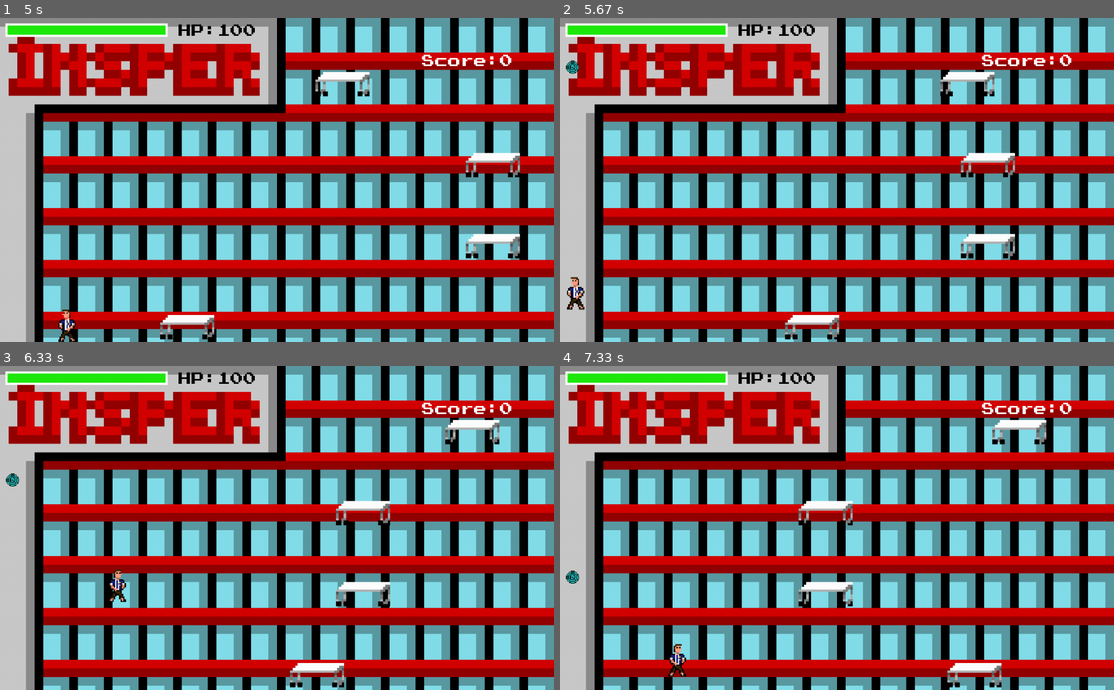
Above: before the commit, frames 1-4 (two rows, left to right).
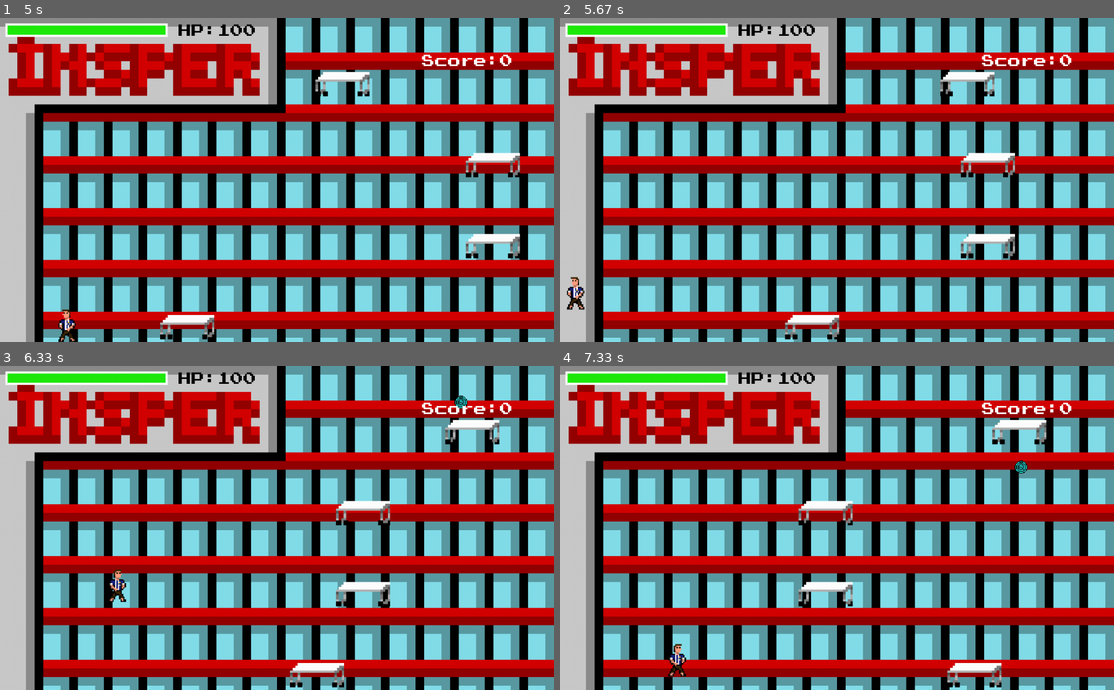
Above: after the commit, the same moments.

Repository: DeLucca990/Projeto_Final_Dsoft
Game: pygame game, started from jogo_pygame.py
Same seed, same stepped clock (60 frames per second), same inputs: the game is played once before the commit and once after it.
Inputs:
- Up to frame 1 (5 s): tap Space at 0.33, 0.77 s; tap 1 at 1.13 s; hold Right 3.6-4.68 s; hold Left from 4.72 s (still down)
- Up to frame 2 (5.67 s): release Left at 5.25 s; hold Left from 5.28 s (still down); tap Space at 5.35, 5.65 s
- Up to frame 3 (6.33 s): release Left at 5.68 s; hold Right from 5.72 s (still down); tap Space at 5.78, 6.08 s
- Up to frame 4 (7.33 s): release Right at 6.35 s; hold Left 6.38-6.85 s; tap Space at 6.45, 6.75, 6.95, 7.25 s; hold Right from 6.88 s (still down)

Frame 1 is identical in both runs. In frame 2, less than 0.1% of the frame differs, in the area x 1-4%, y 13-18%; in frame 3, 0.1%; in frame 4, 0.2%, in the area x 1-85%, y 29-68%.

Commit message:
Caso de coesao

Diff:
--- a/arremessaveis_class.py
+++ b/arremessaveis_class.py
@@ -1,16 +1,20 @@
 import pygame
 import random
+
+def init_config (self):
+    self.image=pygame.transform.scale(self.image,[25,25])
+    self.rect=pygame.Rect(50,50,100,100)
+    self.speed=1 + random.random()*2
+    self.rect.y=0 - random.randint(1,200)
+    self.rect.x=random.randint(1,1000)
+    return self.image, self.rect, self.speed, self.rect.y, self.rect.x
 
 class Quizz(pygame.sprite.Sprite):
     def __init__(self, *groups):
         super().__init__(*groups)
 
         self.image=pygame.image.load('img/itens/quizz.png')
-        self.image=pygame.transform.scale(self.image,[25,25])
-        self.rect=pygame.Rect(50,50,100,100)
-        self.speed= 1 + random.random()*2
-        self.rect.y= 0 - random.randint(1,200)
-        self.rect.x= random.randint(1,1000)
+        self.image, self.rect, self.speed, self.rect.y, self.rect.x = init_config(self)
 
     def update(self, *args):
         self.rect.y += self.speed
@@ -22,11 +26,7 @@
         super().__init__(*groups)
 
         self.image=pygame.image.load('img/itens/ep1.png')
-        self.image=pygame.transform.scale(self.image,[25,25])
-        self.rect=pygame.Rect(50,50,100,100)
-        self.speed= 1 + random.random()*2
-        self.rect.y= 0 - random.randint(1,200)
-        self.rect.x= random.randint(1,1000)
+        self.image, self.rect, self.speed, self.rect.y, self.rect.x = init_config(self)
 
     def update(self, *args):
         self.rect.y += self.speed
@@ -38,11 +38,7 @@
         super().__init__(*groups)
 
         self.image=pygame.image.load('img/itens/ep2.png')
-        self.image=pygame.transform.scale(self.image,[25,25])
-        self.rect=pygame.Rect(50,50,100,100)
-        self.speed= 1 + random.random()*2
-        self.rect.y= 0 - random.randint(1,200)
-        self.rect.x= random.randint(1,1000)
+        self.image, self.rect, self.speed, self.rect.y, self.rect.x = init_config(self)
 
     def update(self, *args):
         self.rect.y += self.speed
@@ -54,11 +50,7 @@
         super().__init__(*groups)
 
         self.image=pygame.image.load('img/itens/marcio.png')
-        self.image=pygame.transform.scale(self.image,[25,25])
-        self.rect=pygame.Rect(50,50,100,100)
-        self.speed= 1 + random.random()*2
-        self.rect.y= 0 - random.randint(1,200)
-        self.rect.x= random.randint(1,1000)
+        self.image, self.rect, self.speed, self.rect.y, self.rect.x = init_config(self)
 
     def update(self, *args):
         self.rect.y += self.speed
@@ -70,11 +62,7 @@
         super().__init__(*groups)
 
         self.image=pygame.image.load('img/itens/pedro.png')
-        self.image=pygame.transform.scale(self.image,[25,25])
-        self.rect=pygame.Rect(50,50,100,100)
-        self.speed= 1 + random.random()*2
-        self.rect.y= 0 - random.randint(1,200)
-        self.rect.x= random.randint(1,1000)
+        self.image, self.rect, self.speed, self.rect.y, self.rect.x = init_config(self)
 
     def update(self, *args):
         self.rect.y += self.speed
